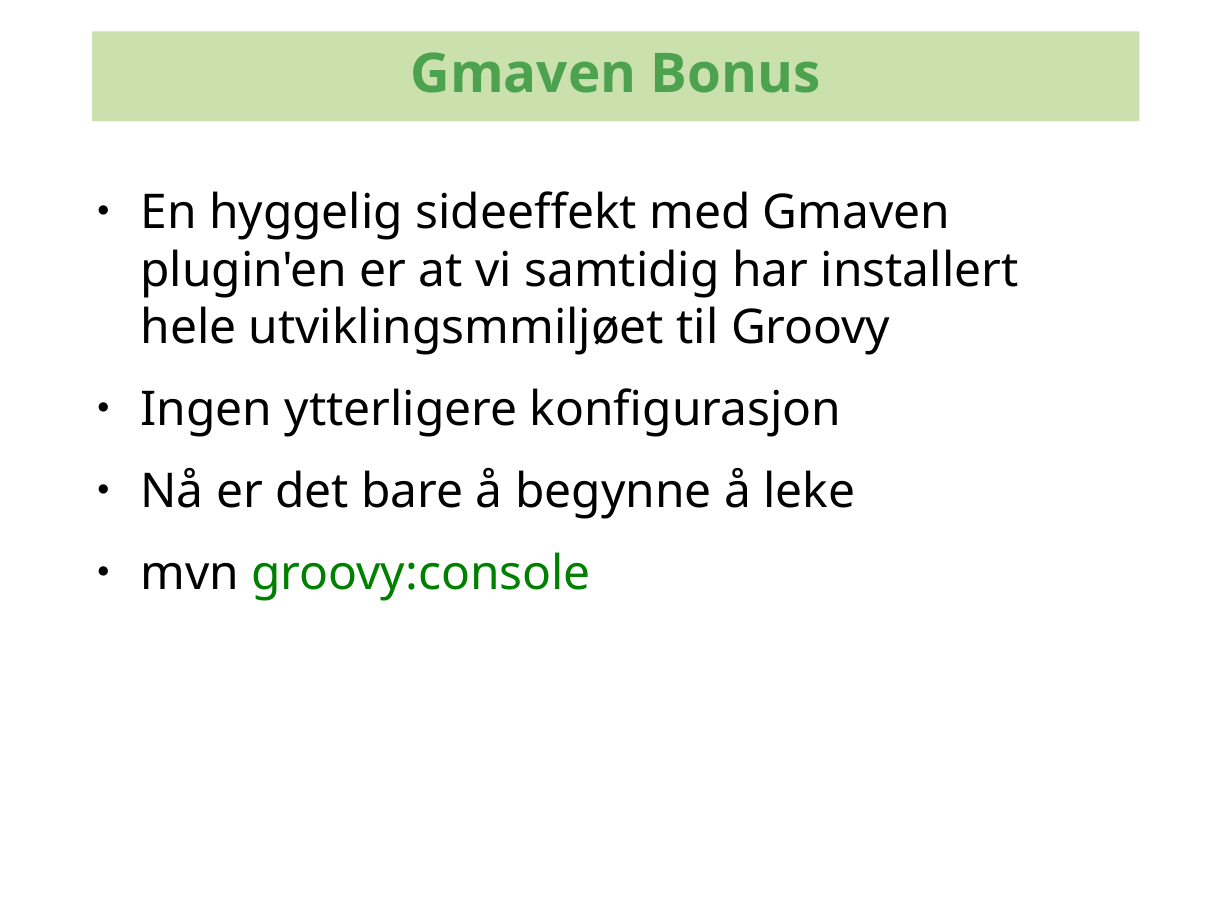
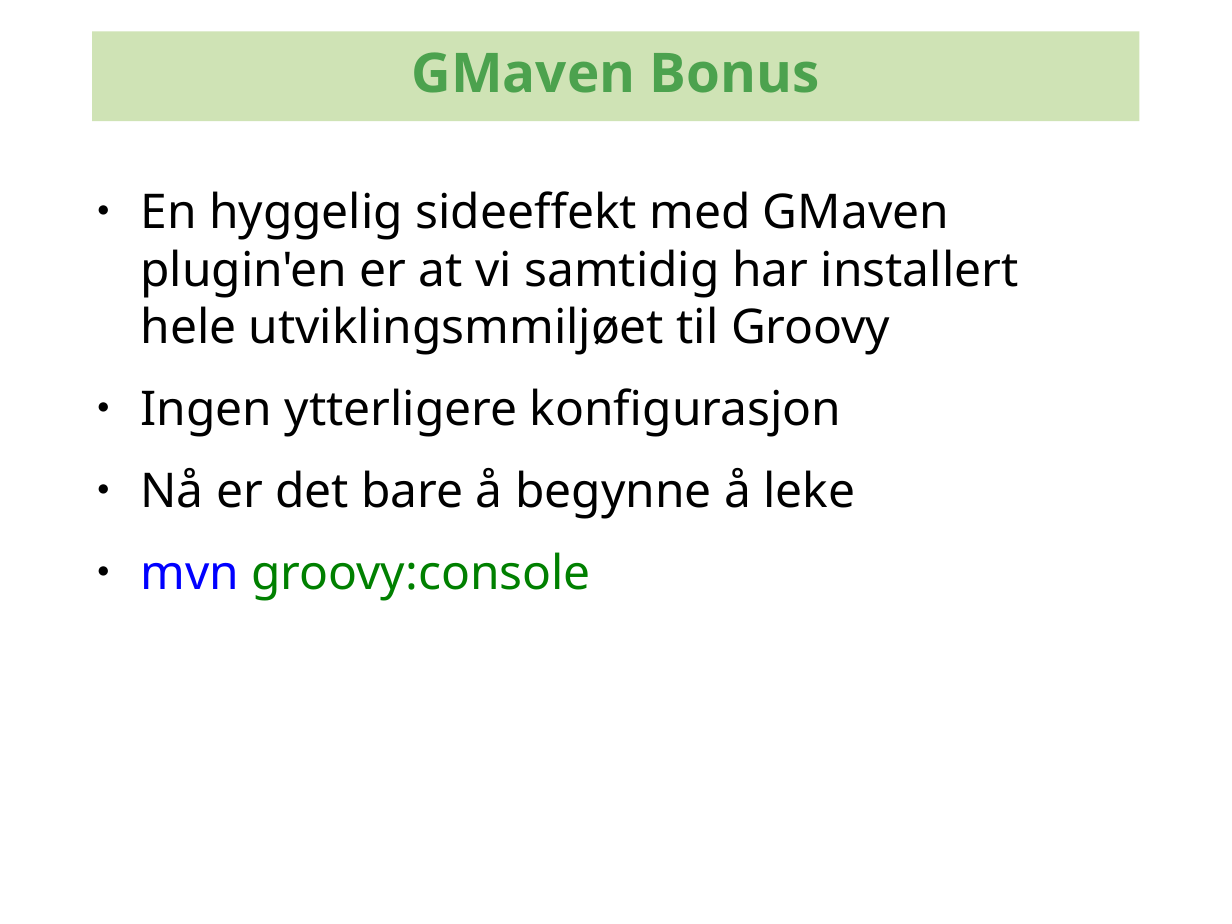
Before and after one commit to kenglxn/seam-maven-refimpl, a slide deck: slide 16 of sandbox/loo/gmaven-lynforedrag/gmaven-lynforedrag.odp (slide 15 before the commit). Drawn at 1232x924 pixels with LibreOffice and Linux fonts; fonts in the diff are those of the drawing; background and template pictures are left out. Boxes give left, top, right and bottom in pixels: in the first picture for what was removed or moved away, otherwise in the second. Text is boxed around its words. In the diff, an @@ line names an element or a change of style, - is before the commit and + after.

Commit message:
Updated GMaven lightning talk

```diff
--- a/sandbox/loo/gmaven-lynforedrag/gmaven-lynforedrag.odp
+++ b/sandbox/loo/gmaven-lynforedrag/gmaven-lynforedrag.odp
@@ rectangle "GMaven Bonus" at [92,31,1140,121]: fill #CAE0AD to #CAE0AD at 90% opacity @@
@@ text in rectangle at [412,52,820,93]: text changed @@
-Gmaven Bonus
+GMaven Bonus
@@ text at [141,191,1019,355]: text changed @@
-● En hyggelig sideeffekt med Gmaven plugin'en er at vi samtidig har installert hele utviklingsmmiljøet til Groovy
+● En hyggelig sideeffekt med GMaven plugin'en er at vi samtidig har installert hele utviklingsmmiljøet til Groovy
@@ text at [141,552,591,601]: text colour #000000 to #0000FF in "mvn" @@
```
Also in this commit, not shown: 27 other slides changed, 2 slides added, 5 other files.
